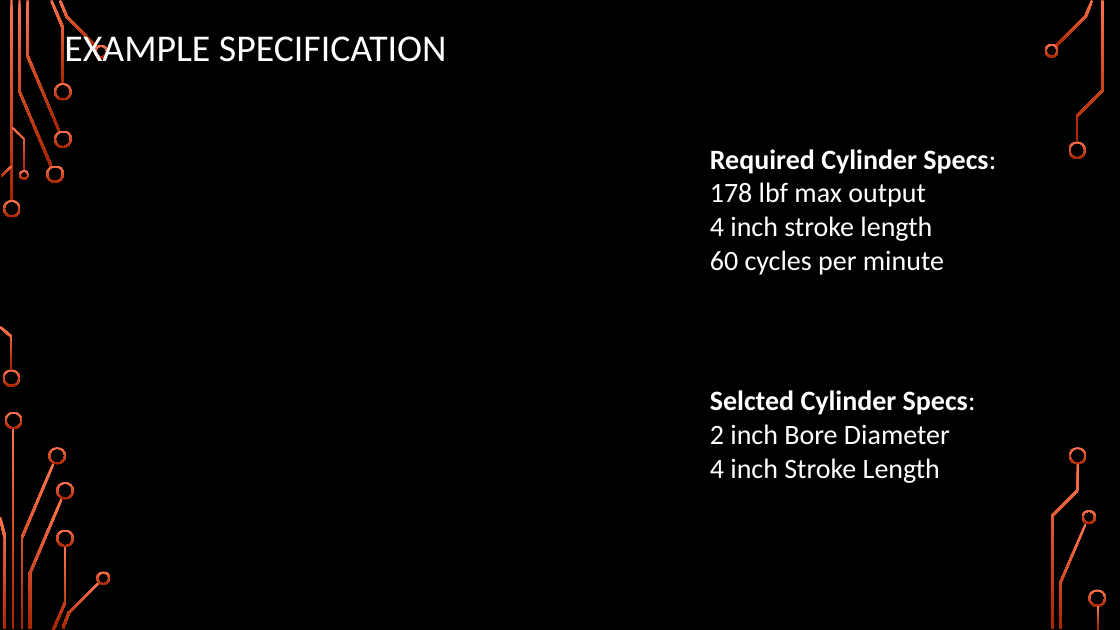
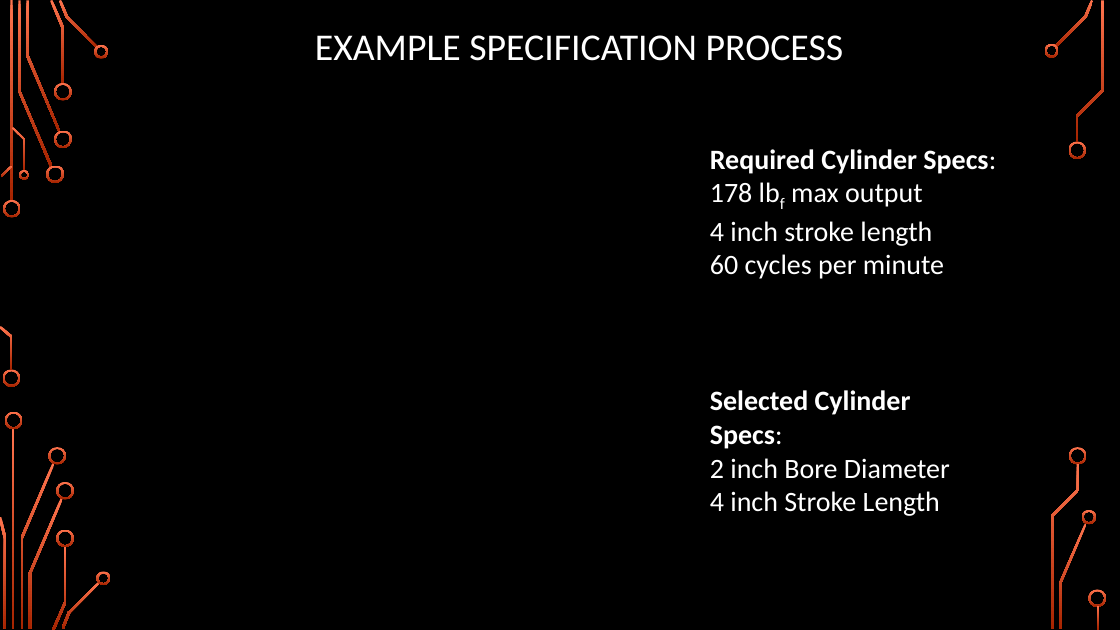
Before and after one commit to Logiant/AgileRoboticControls, a slide deck: slide 22 of Documentation/Presentation/Design Presentation/Design Presentation.pptx. Drawn at 1120x630 pixels with LibreOffice and Linux fonts; fonts in the diff are those of the drawing; grey boxes stand for pictures; background and template pictures are left out. Boxes give left, top, right and bottom in pixels: in the first picture for what was removed or moved away, otherwise in the second. Text is boxed around its words. In the diff, an @@ line names an element or a change of style, - is before the commit and + after.

```diff
--- a/Documentation/Presentation/Design Presentation/Design Presentation.pptx
+++ b/Documentation/Presentation/Design Presentation/Design Presentation.pptx
@@ title at (x1=315, y1=35, x2=844, y2=61): text changed @@
-EXAMPLE SPECIFICATION
+EXAMPLE SPECIFICATION PROCESS
@@ text at (x1=710, y1=183, x2=923, y2=207): now subscript in "lbf" @@
@@ text at (x1=710, y1=390, x2=911, y2=449): text changed @@
-Selcted Cylinder Specs:
+Selected Cylinder Specs:
```
Also in this commit, not shown: 8 other slides changed.
